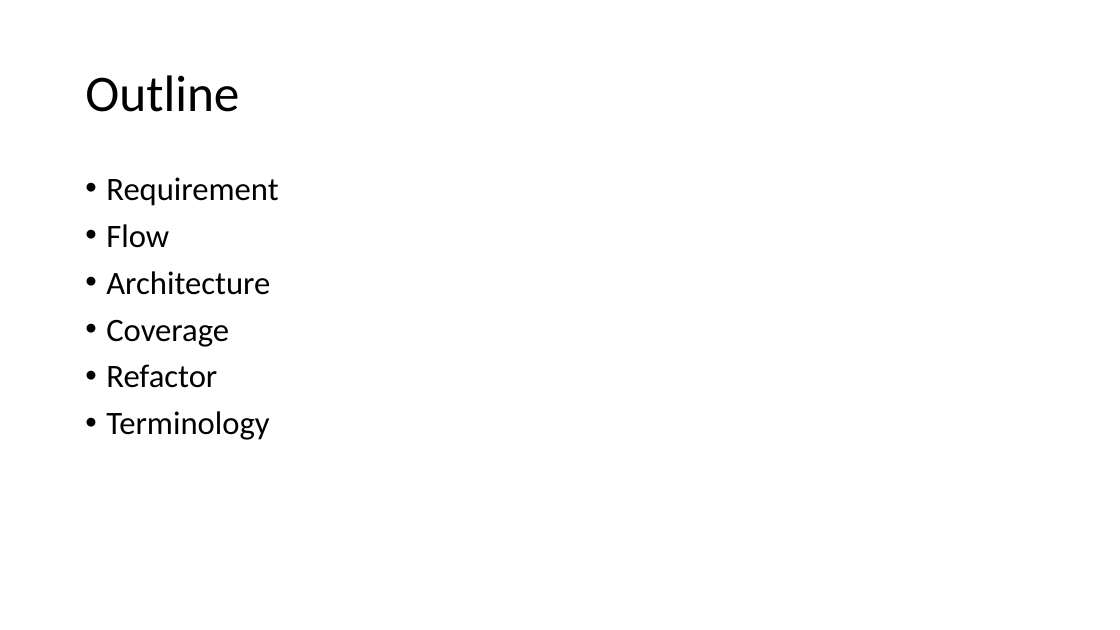
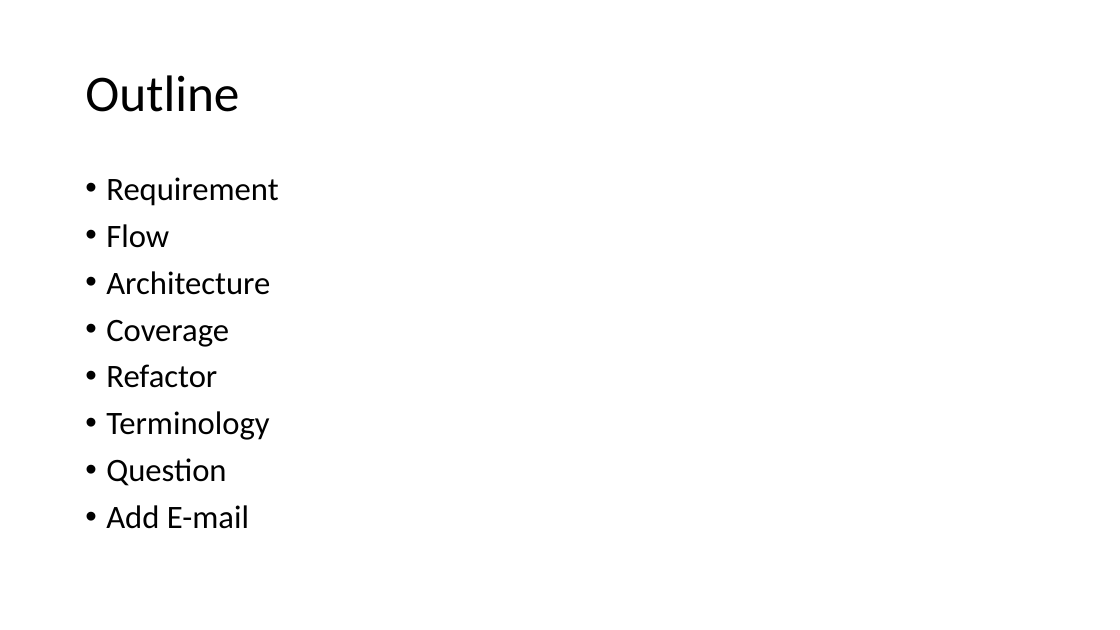
Before and after one commit to ernie55ernie/ShoppingCart, a slide deck: slide 2 of DM_PJ03_Probability.pptx. Drawn at 1120x630 pixels with LibreOffice and Linux fonts; fonts in the diff are those of the drawing. Boxes give left, top, right and bottom in pixels: in the first picture for what was removed or moved away, otherwise in the second. Text is boxed around its words. In the diff, an @@ line names an element or a change of style, - is before the commit and + after.

Commit message:
2015/5/28 Add E-mail function with gmail account not attached

```diff
--- a/DM_PJ03_Probability.pptx
+++ b/DM_PJ03_Probability.pptx
@@ text at <box>106,458,249,529</box>: paragraphs added @@
+• Question
+• Add E-mail
```
Also in this commit, not shown: 1 other slide changed, 4 slides added, 3 other files.
